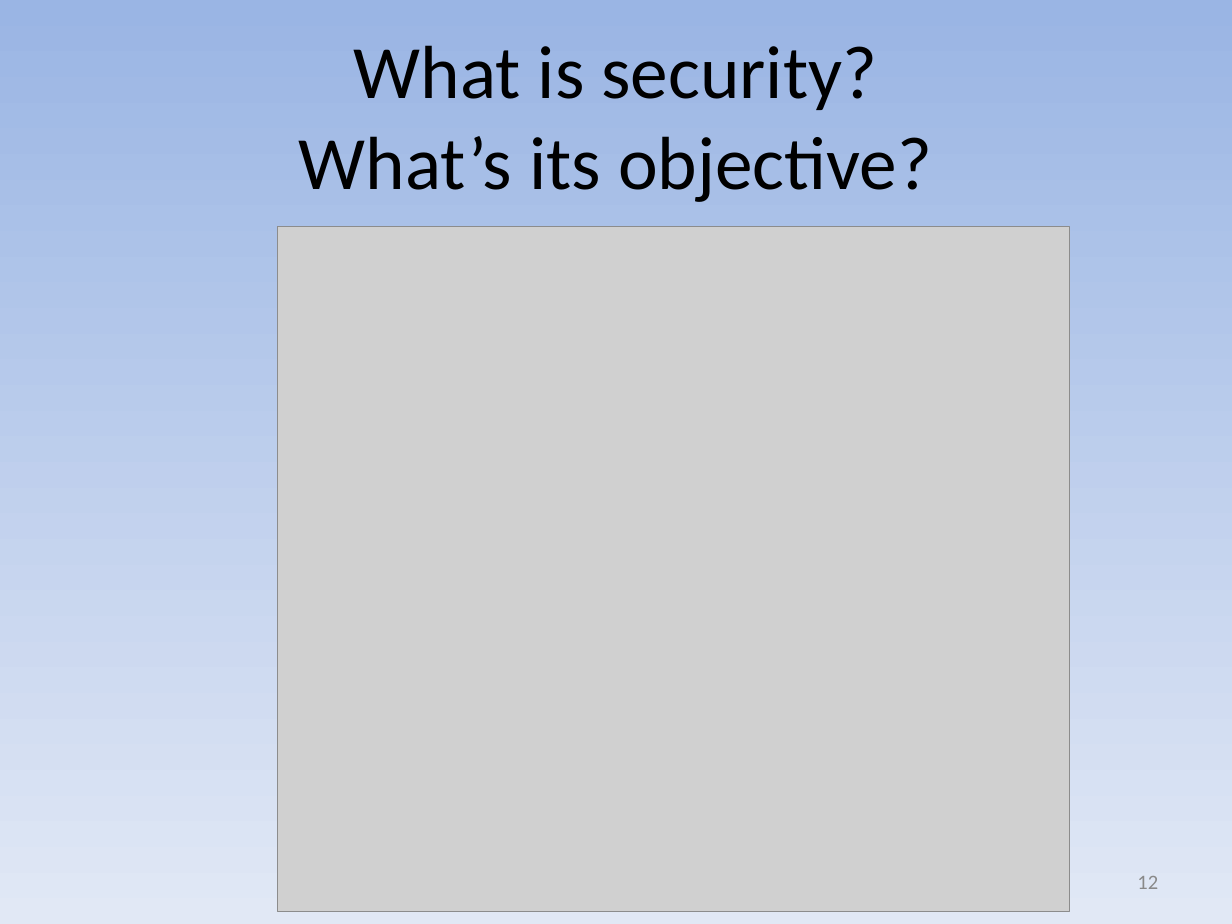
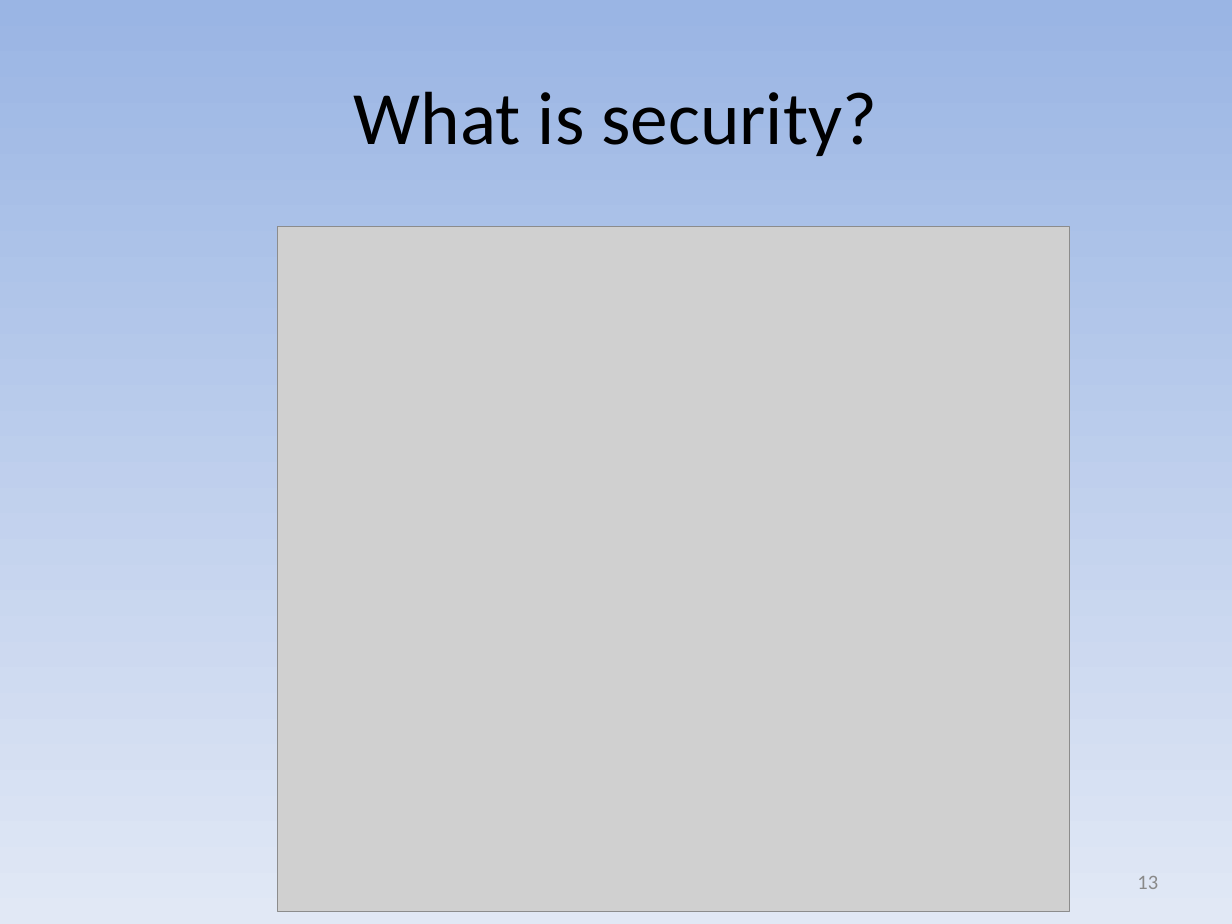
Before and after one commit to david-a-wheeler/david-a-wheeler.github.io, a slide deck: slide 13 of secure-class/presentations/Secure-Software-1-Introduction.ppt (slide 12 before the commit). Drawn at 1232x924 pixels with LibreOffice and Linux fonts; fonts in the diff are those of the drawing; grey boxes stand for pictures. Boxes give left, top, right and bottom in pixels: in the first picture for what was removed or moved away, otherwise in the second. Text is boxed around its words. In the diff, an @@ line names an element or a change of style, - is before the commit and + after.

```diff
--- a/secure-class/presentations/Secure-Software-1-Introduction.ppt
+++ b/secure-class/presentations/Secure-Software-1-Introduction.ppt
@@ title at (354, 91, 877, 156): text changed @@
-What is security?
-What’s its objective?
+What is security?
@@ page number at (1137, 876, 1158, 889): text changed @@
-12
+13
```
Also in this commit, not shown: 3 other slides changed, 1 slide added, 1 other file.
